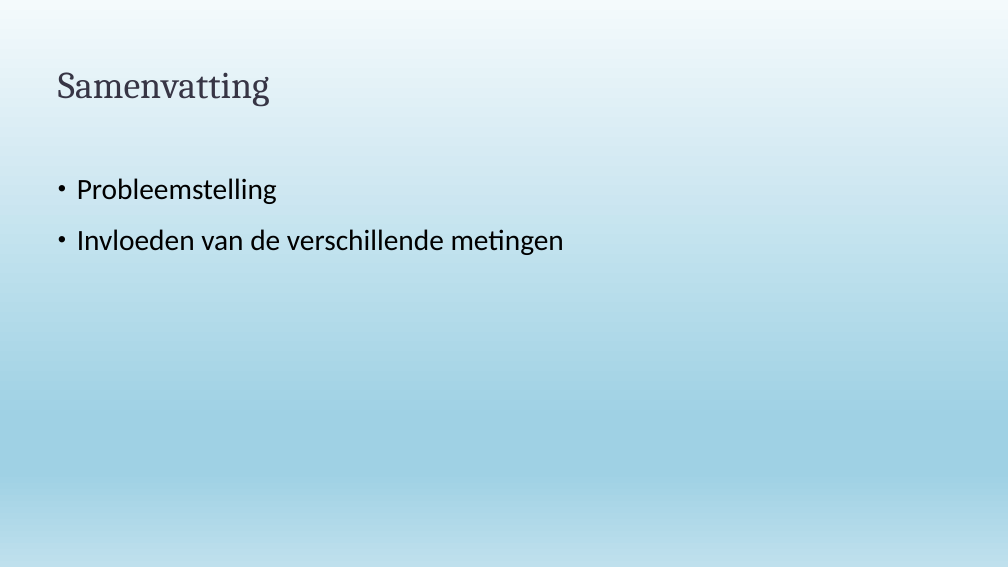
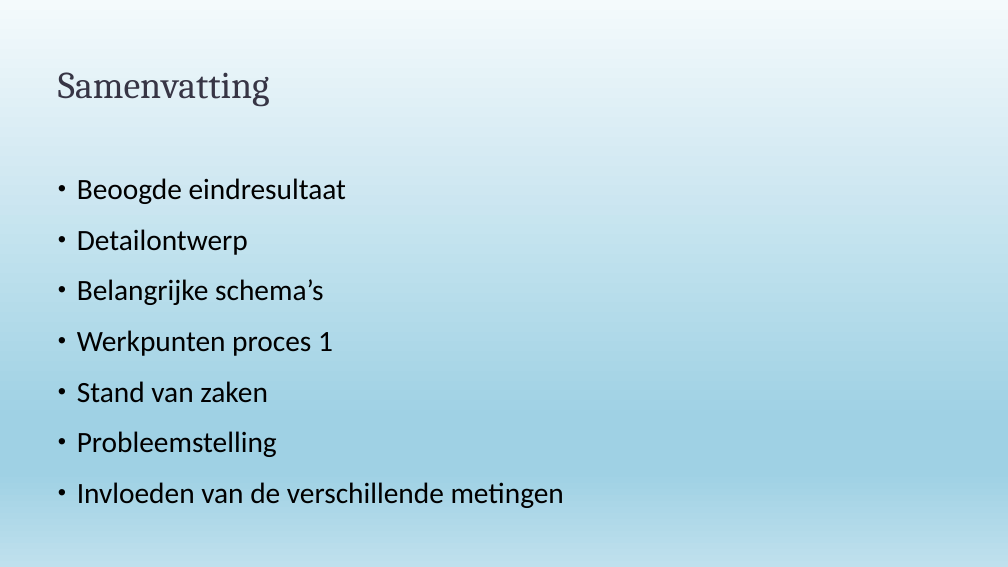
Before and after one commit to Tuur123/GIP, a slide deck: slide 2 of GIP-PPT-2_RS_AdH.pptx. Drawn at 1008x567 pixels with LibreOffice and Linux fonts; fonts in the diff are those of the drawing. Boxes give left, top, right and bottom in pixels: in the first picture for what was removed or moved away, otherwise in the second. Text is boxed around its words. In the diff, an @@ line names an element or a change of style, - is before the commit and + after.

```diff
--- a/GIP-PPT-2_RS_AdH.pptx
+++ b/GIP-PPT-2_RS_AdH.pptx
@@ text at [77,178,346,403]: paragraphs added @@
+• Beoogde eindresultaat
+• Detailontwerp
+• Belangrijke schema’s
+• Werkpunten proces 1
+• Stand van zaken
```
Also in this commit, not shown: 5 slides added, 2 slides removed.
